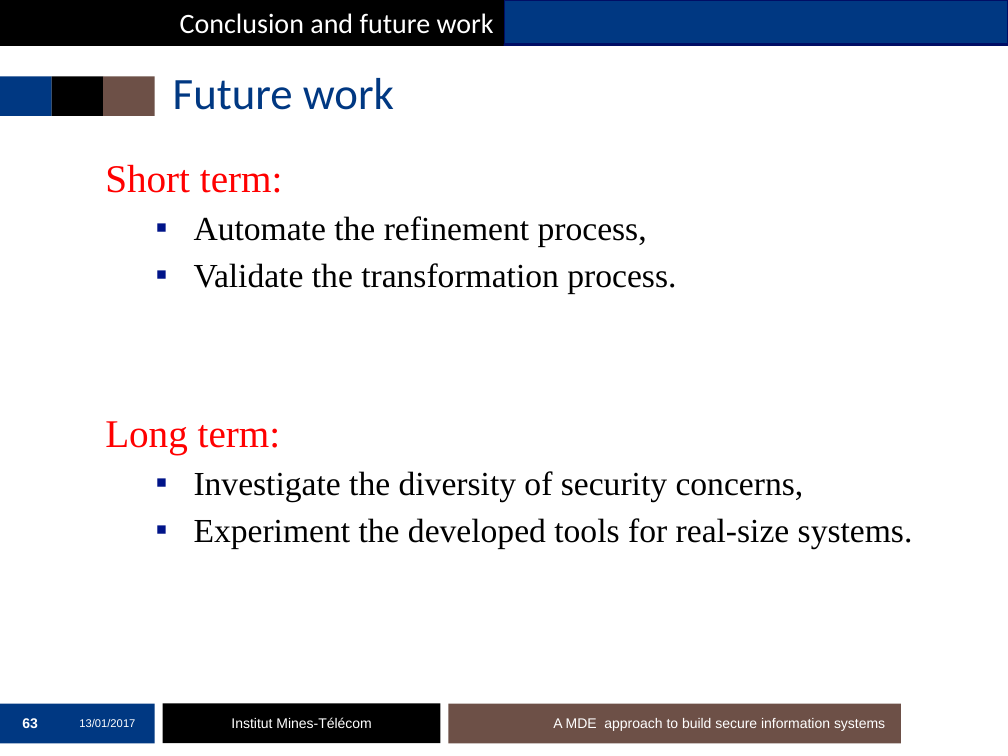
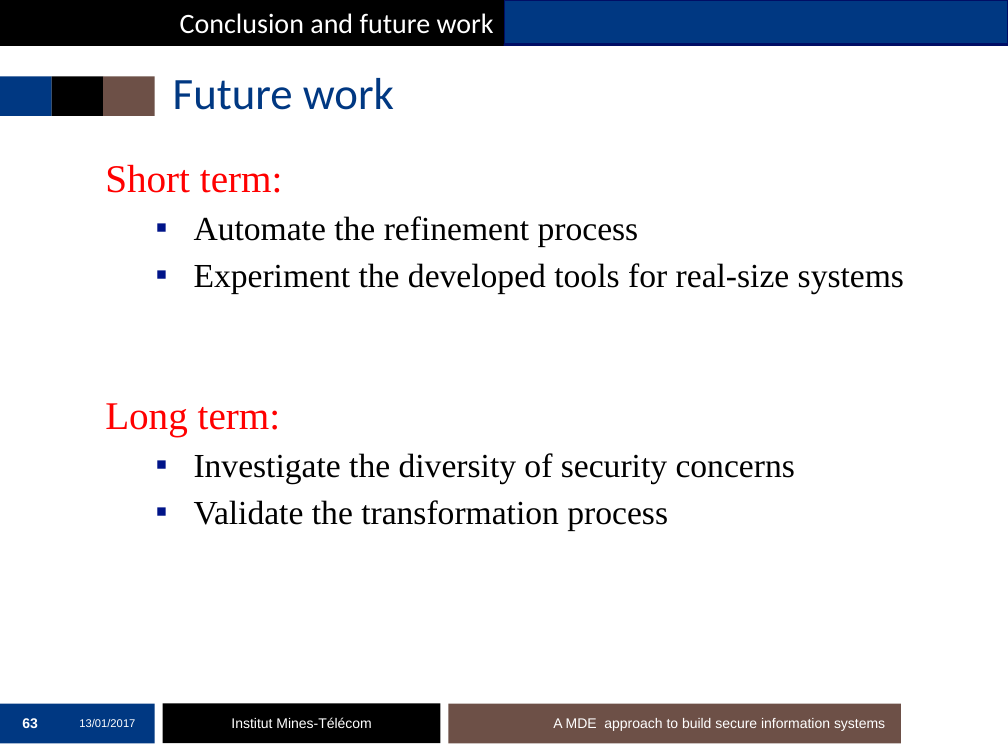
Before and after one commit to mai-ng/phdDefense, a slide deck: slide 63 of slides/presentation-defense.pptx. Drawn at 1008x756 pixels with LibreOffice and Linux fonts; fonts in the diff are those of the drawing; background and template pictures are left out. Boxes give left, top, right and bottom in pixels: in the first picture for what was removed or moved away, otherwise in the second. Text is boxed around its words. In the diff, an @@ line names an element or a change of style, - is before the commit and + after.

```diff
--- a/slides/presentation-defense.pptx
+++ b/slides/presentation-defense.pptx
@@ text at [194,216,904,293]: text changed @@
-  ▪ Automate the refinement process,
-  ▪ Validate the transformation process.
+  ▪ Automate the refinement process
+  ▪ Experiment the developed tools for real-size systems
@@ text at [194,453,795,531]: text changed @@
-  ▪ Investigate the diversity of security concerns,
-  ▪ Experiment the developed tools for real-size systems.
+  ▪ Investigate the diversity of security concerns
+  ▪ Validate the transformation process
```
Also in this commit, not shown: 12 other slides changed.
